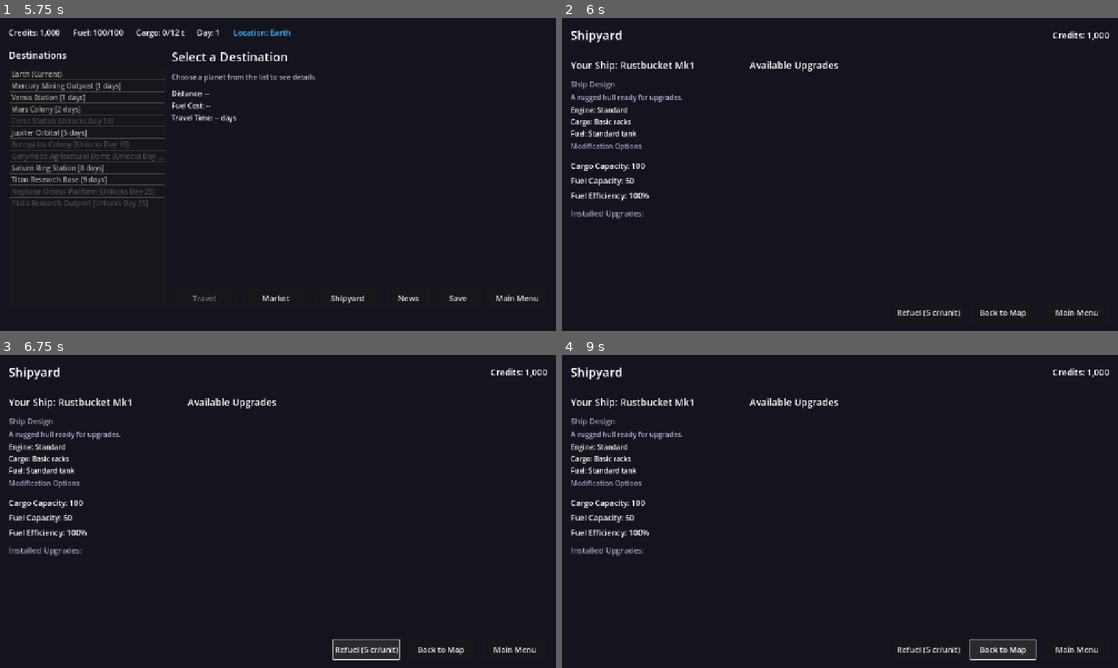
Above: before the commit, frames 1-4 (two rows, left to right).
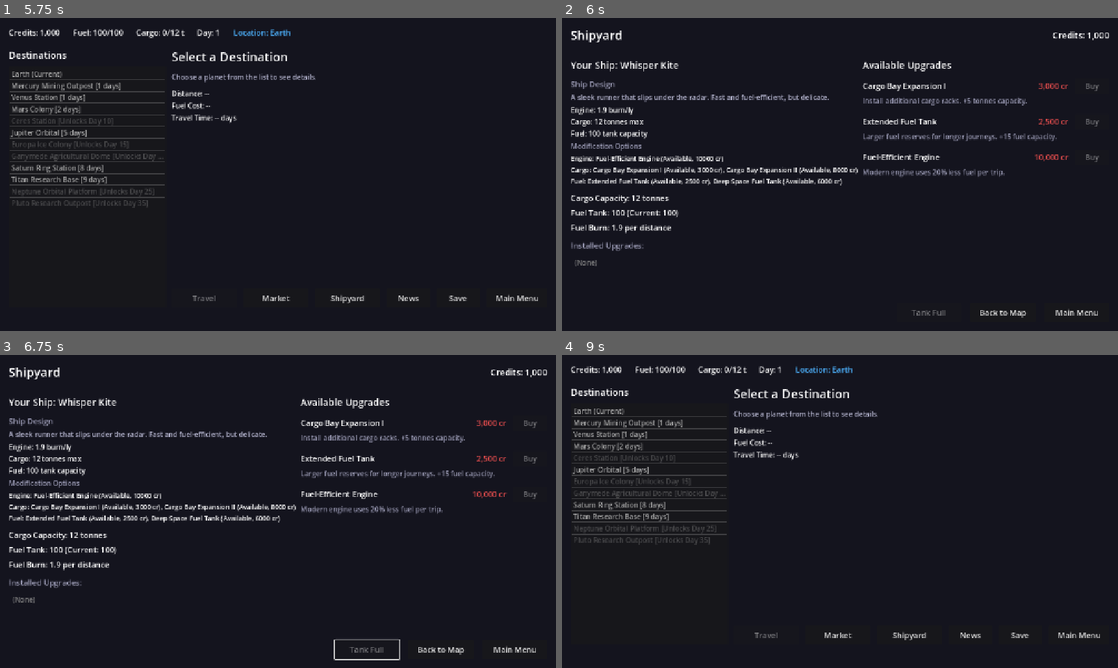
Above: after the commit, the same moments.

Repository: Eventrope/gazil
Game: Godot game, scene res://scenes/main_menu.tscn
Two runs of this game, one before a commit and one after it. Both use one fixed random seed, a clock stepped at 60 frames per second and the inputs below.
Inputs (mouse positions are in pixels of both pictures, inside the frame that each line leads up to):
- Up to frame 1 (5.75 s): click "New Game" at 0.5 s; click "Rustbucket Relic" at 1.25 s; click "Pennyliner" at 2 s; click "Bulk Beetle" at 2.75 s; click "Whisper Kite" at 3.5 s; click "Whisper Kite" at 4.25 s; click "Select This Ship" at 5 s
- Up to frame 2 (6 s): click "Shipyard" at 5.75 s
- Up to frame 3 (6.75 s): click (366, 649) at 6.5 s, where only the run before the commit has a clickable "Refuel (5 cr/unit)"
- Up to frame 4 (9 s): click (928, 649) at 7.25 s, where only the run before the commit has a clickable "Refuel (5 cr/unit)"; click (928, 649) at 8 s, where only the run before the commit has a clickable "Refuel (5 cr/unit)"; click "Back to Map" at 8.75 s

Frame 1 is identical in both runs. In frame 2, 6.0% of the frame differs, in the area x 1-97%, y 13-96%; in frame 3, 6.0%; in frame 4, 7.0%, in the area x 1-99%, y 3-98%.
Error before the commit: Parse Error: Cannot infer the type of "entry" variable because the value doesn't have a set type. (res://scripts/shipyard.gd:51)

Commit message:
Fix shipyard entry typing

Diff:
--- a/scripts/shipyard.gd
+++ b/scripts/shipyard.gd
@@ -48,8 +48,8 @@
 
 	var categorized := _get_modification_categories()
 	for category in categorized:
-		var entry := categorized[category]
-		var label := Label.new()
+		var entry: String = str(categorized[category])
+		var label: Label = Label.new()
 		label.text = "%s: %s" % [category, entry]
 		label.add_theme_font_size_override("font_size", 15)
 		mod_options_list.add_child(label)
@@ -68,7 +68,7 @@
 		var status := "Available"
 		if ship.has_upgrade(upgrade.get("id", "")):
 			status = "Installed"
-		var entry := "%s (%s, %d cr)" % [upgrade_name, status, upgrade_cost]
+		var entry: String = "%s (%s, %d cr)" % [upgrade_name, status, upgrade_cost]
 		if effects.has("fuel_burn_modifier"):
 			result["Engine"].append(entry)
 		if effects.has("cargo_tonnes"):
